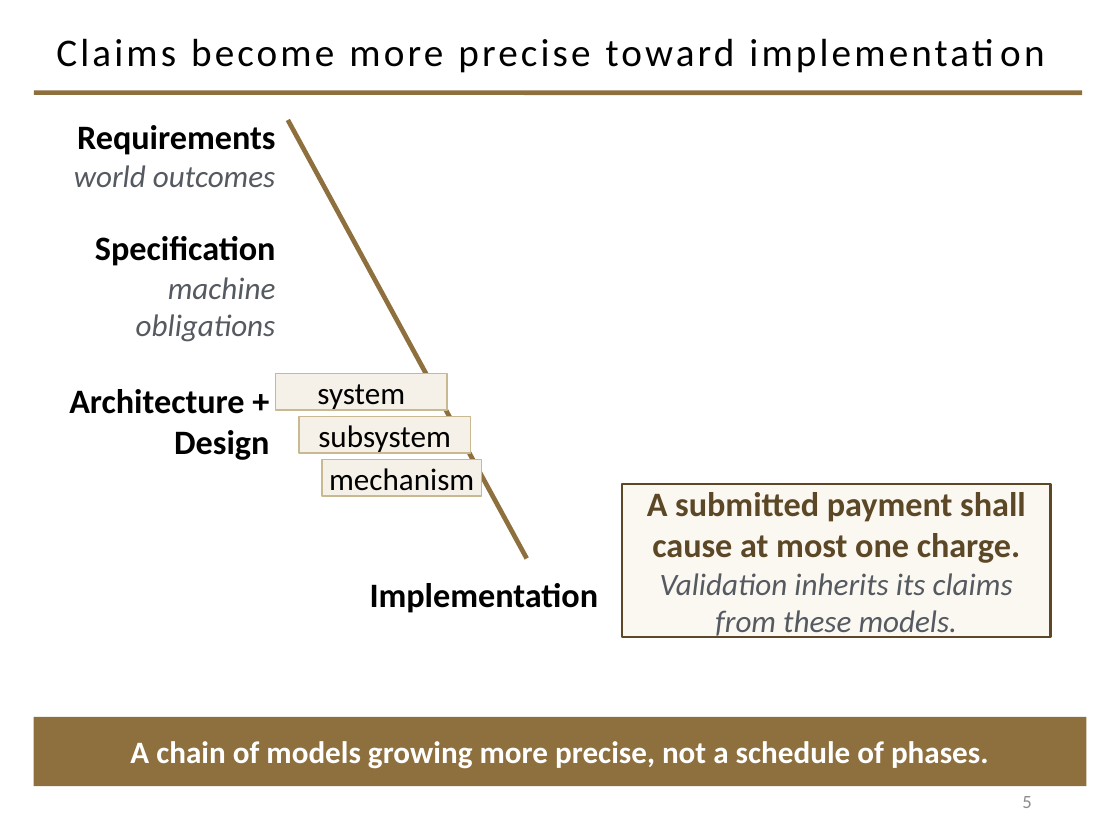
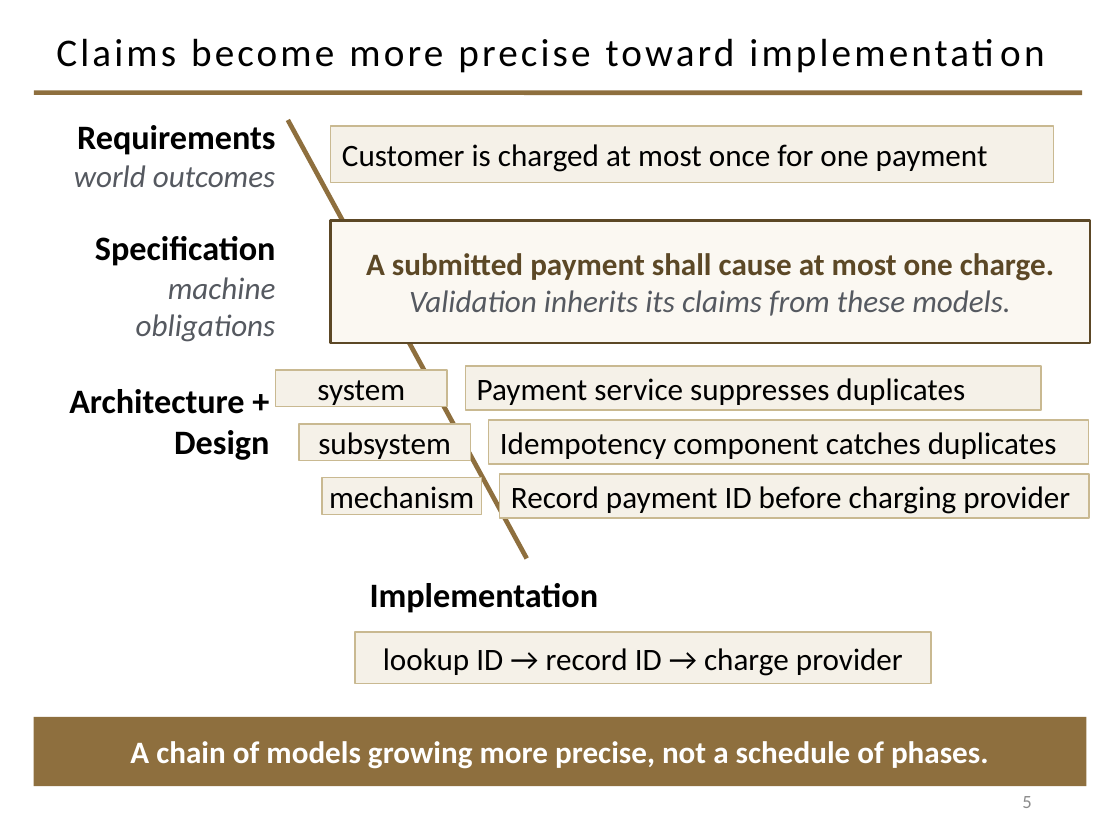
Before and after one commit to davisjam/model-based-agentic-software-engineering, a slide deck: slide 5 of course/lectures/act-1-foundations/08-validation/1-8-Validation.pptx. Drawn at 1120x840 pixels with LibreOffice and Linux fonts; fonts in the diff are those of the drawing; background and template pictures are left out. Boxes give left, top, right and bottom in pixels: in the first picture for what was removed or moved away, otherwise in the second. Text is boxed around its words. In the diff, an @@ line names an element or a change of style, - is before the commit and + after.

```diff
--- a/course/lectures/act-1-foundations/08-validation/1-8-Validation.pptx
+++ b/course/lectures/act-1-foundations/08-validation/1-8-Validation.pptx
@@ rectangle added at box(330, 127, 1053, 183), fill #F5F1E8, outline #C9B991 1 pt, 20 pt, text #000000 @@
+Customer is charged at most once for one payment
@@ rectangle "A submitted payment shall cause ...": place and size @@
-rectangle "A submitted payment shall cause ..." at box(623, 484, 1051, 637)
+rectangle "A submitted payment shall cause ..." at box(330, 221, 1090, 343)
@@ text in rectangle at box(366, 253, 1054, 281): size 22 to 20 pt in "A submitted payment shall cause at most ..." @@
@@ rectangle "system": place and size @@
-rectangle "system" at box(276, 374, 447, 411)
+rectangle "system" at box(276, 370, 447, 407)
@@ rectangle added at box(466, 366, 1042, 410), fill #F5F1E8, outline #C9B991 1 pt, 20 pt, text #000000 @@
+Payment service suppresses duplicates
@@ rectangle "subsystem": place and size @@
-rectangle "subsystem" at box(299, 417, 470, 454)
+rectangle "subsystem" at box(299, 423, 470, 460)
@@ rectangle added at box(488, 420, 1089, 464), fill #F5F1E8, outline #C9B991 1 pt, 20 pt, text #000000 @@
+Idempotency component catches duplicates
@@ rectangle "mechanism": place and size @@
-rectangle "mechanism" at box(323, 459, 482, 496)
+rectangle "mechanism" at box(323, 478, 482, 515)
@@ rectangle added at box(500, 474, 1089, 517), fill #F5F1E8, outline #C9B991 1 pt, 20 pt, text #000000 @@
+Record payment ID before charging provider
@@ rectangle added at box(355, 632, 931, 683), fill #F5F1E8, outline #C9B991 1 pt, 20 pt, text #000000 @@
+lookup ID → record ID → charge provider
```
Also in this commit, not shown: 9 other slides changed.
